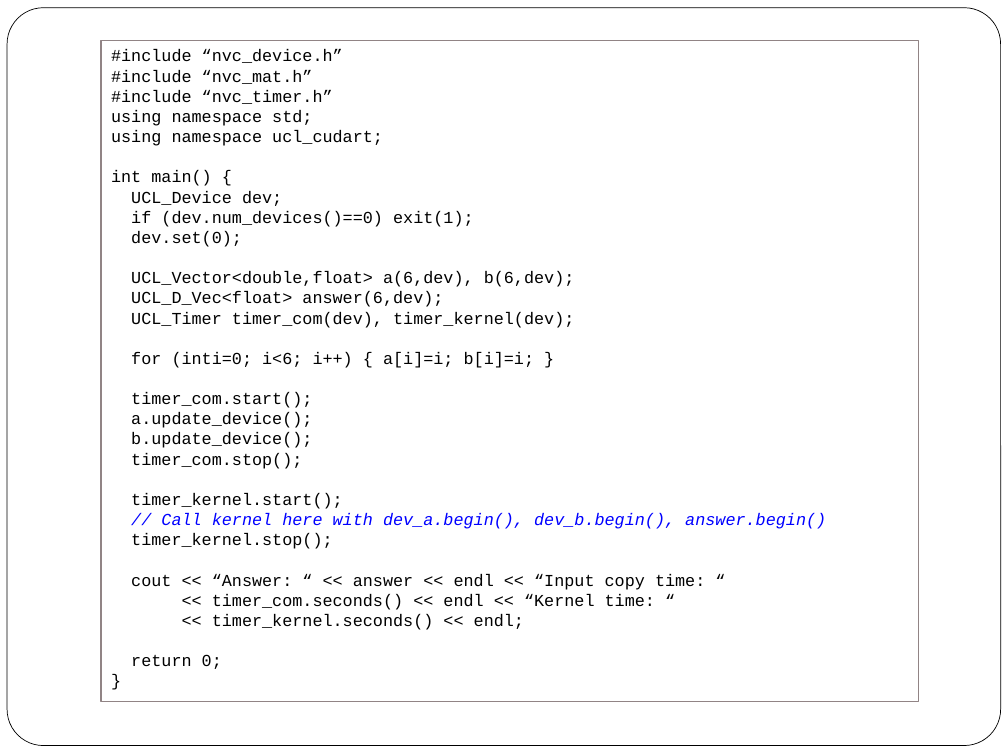
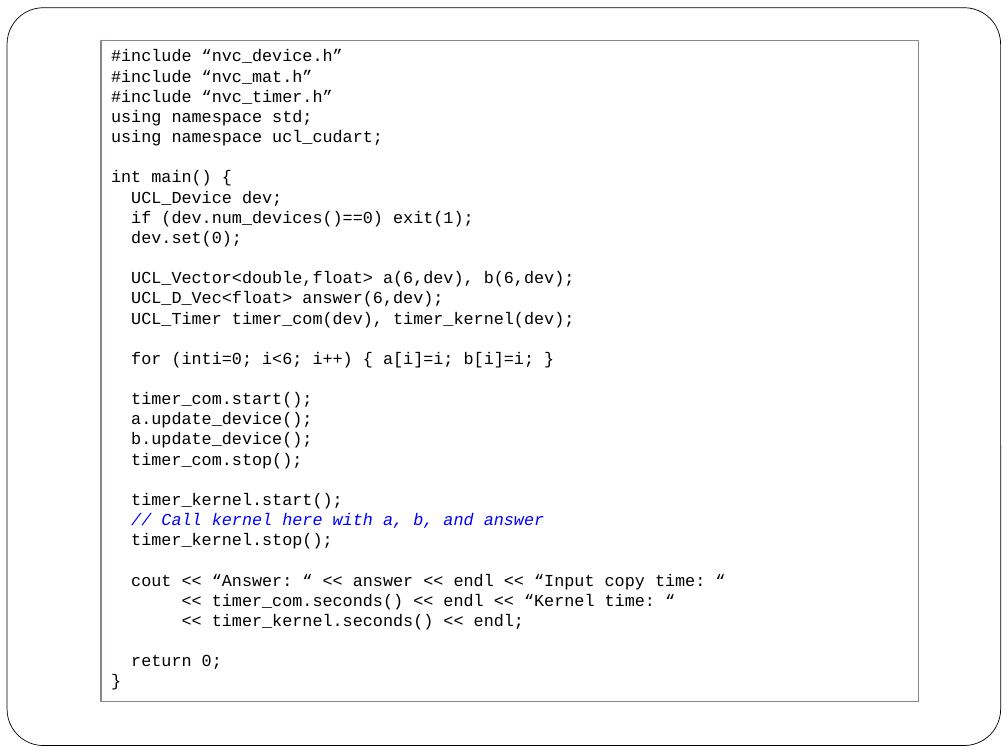
Before and after one commit to scicomp/geryon, a slide deck: slide 53 of geryon.pptx. Drawn at 1008x756 pixels with LibreOffice and Linux fonts; fonts in the diff are those of the drawing. Boxes give left, top, right and bottom in pixels: in the first picture for what was removed or moved away, otherwise in the second. Text is boxed around its words. In the diff, an @@ line names an element or a change of style, - is before the commit and + after.

```diff
--- a/geryon.pptx
+++ b/geryon.pptx
@@ text in rectangle at [161, 513, 544, 528]: text changed @@
-// Call kernel here with dev_a.begin(), dev_b.begin(), answer.begin()
+// Call kernel here with a, b, and answer
```
Also in this commit, not shown: 3 other slides changed.
